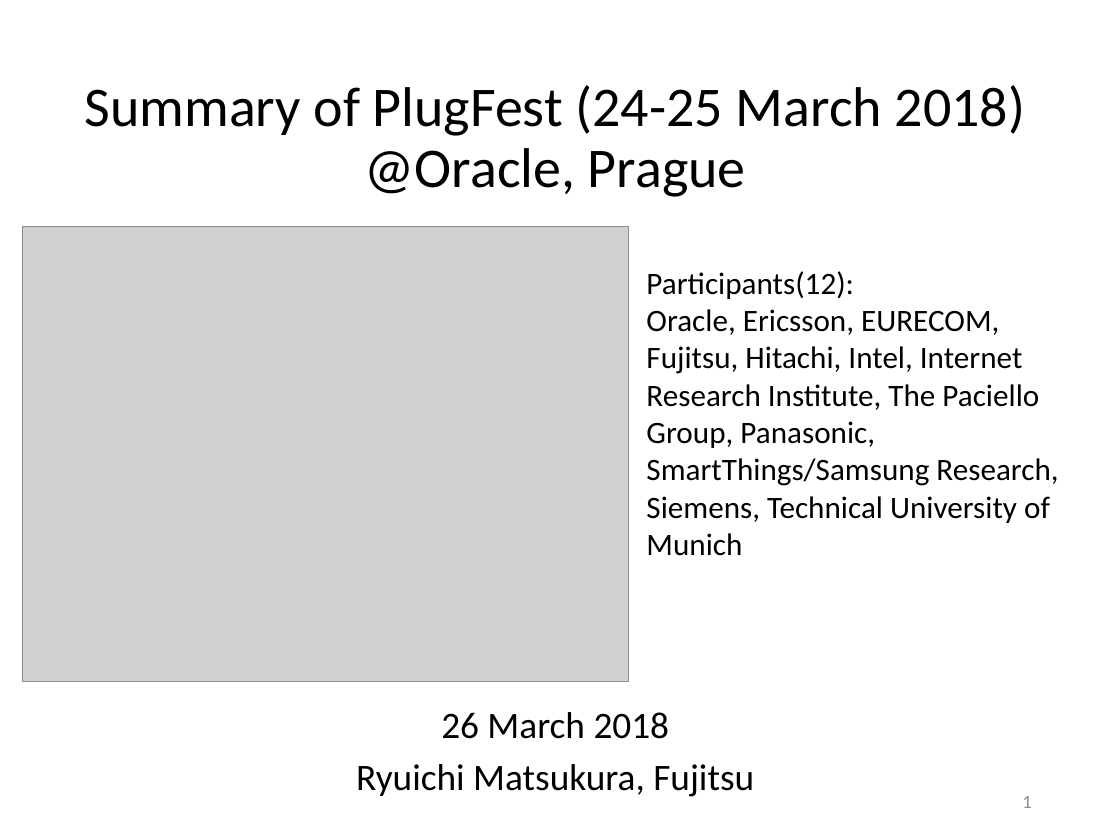
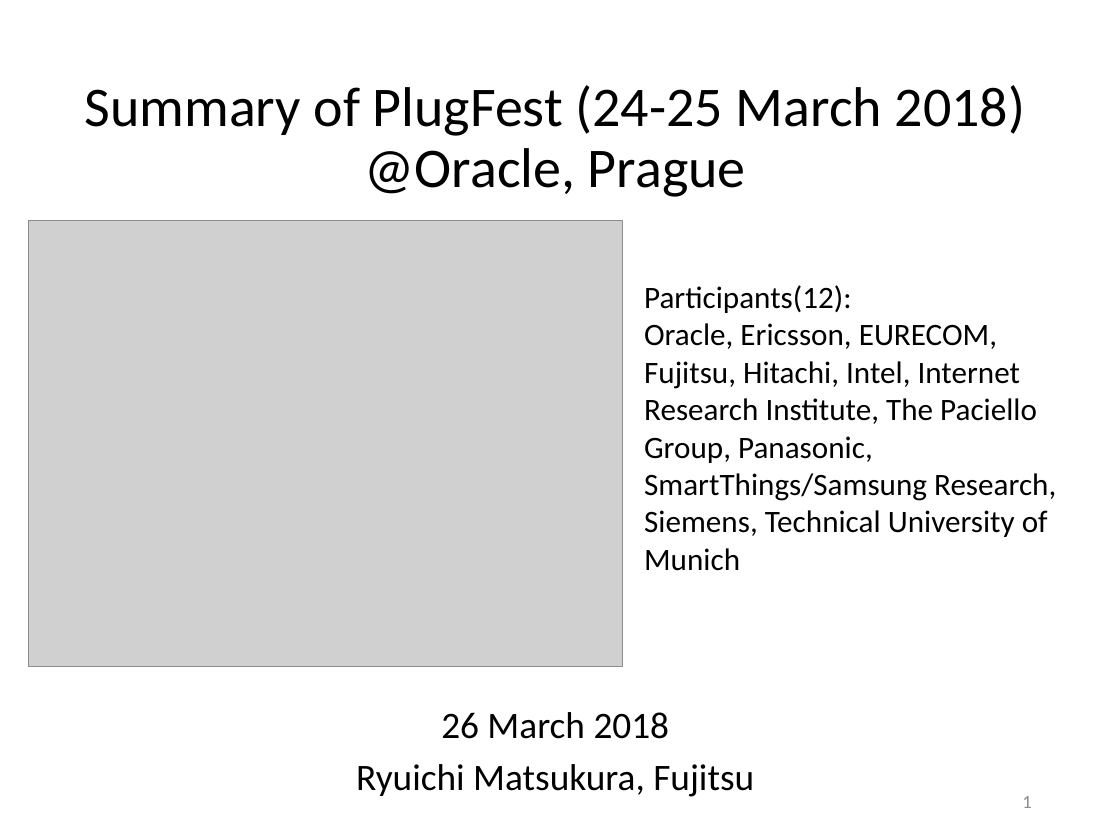
Before and after one commit to w3c/wot, a slide deck: slide 1 of plugfest/2018-prague/PlugfestSummary180326.pptx. Drawn at 1120x840 pixels with LibreOffice and Linux fonts; fonts in the diff are those of the drawing; grey boxes stand for pictures. Boxes give left, top, right and bottom in pixels: in the first picture for what was removed or moved away, otherwise in the second. Text is boxed around its words. In the diff, an @@ line names an element or a change of style, - is before the commit and + after.

```diff
--- a/plugfest/2018-prague/PlugfestSummary180326.pptx
+++ b/plugfest/2018-prague/PlugfestSummary180326.pptx
@@ picture: place and size @@
-picture at (22,227,628,682)
+picture at (28,221,623,666)
@@ text "Participants(12):": place and size @@
-text "Participants(12):" at (646,271,1058,523)
+text "Participants(12):" at (644,285,1056,537)
```
